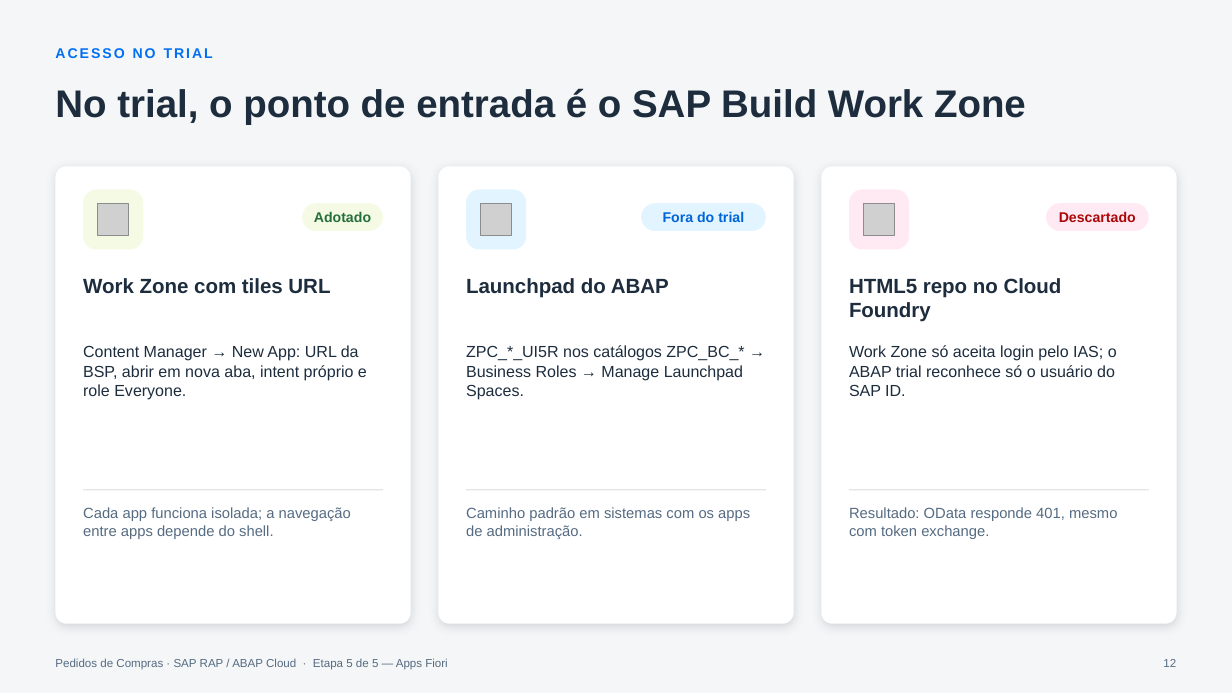
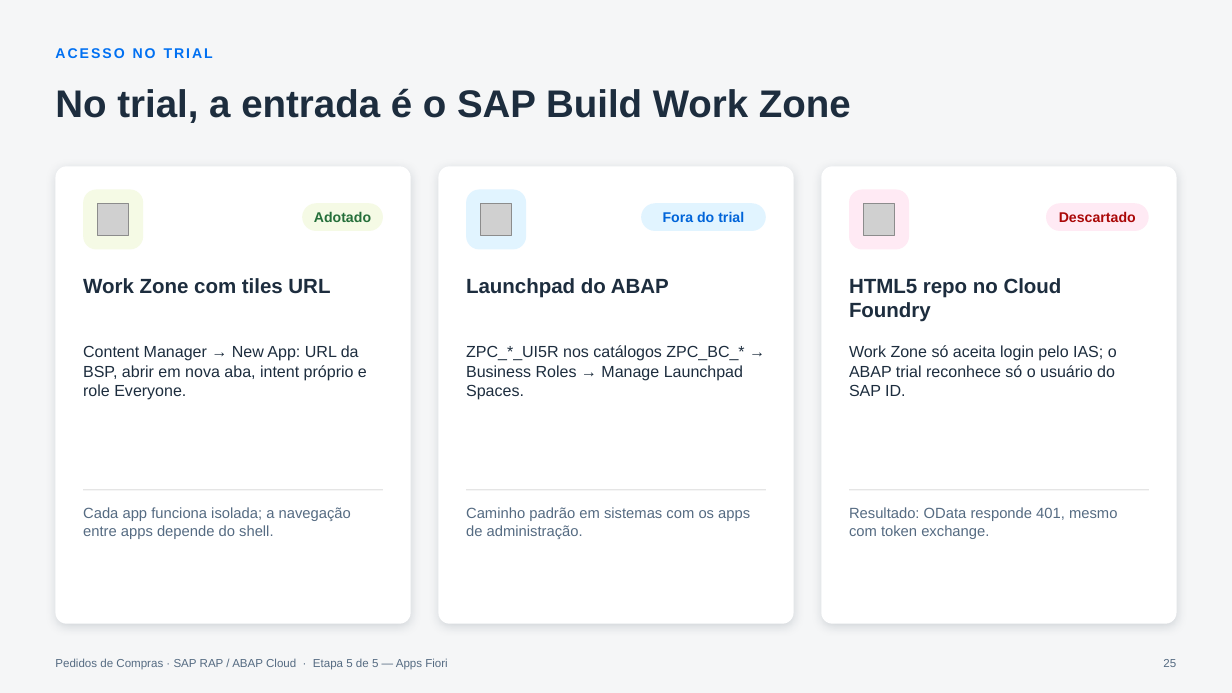
Before and after one commit to AdrianoBispo/sap-abap-rap-pedidos-de-compras-app, a slide deck: slide 25 of docs/apresentacoes/05-apps-fiori.pptx (slide 12 before the commit). Drawn at 1232x693 pixels with LibreOffice and Linux fonts; fonts in the diff are those of the drawing; grey boxes stand for pictures. Boxes give left, top, right and bottom in pixels: in the first picture for what was removed or moved away, otherwise in the second. Text is boxed around its words. In the diff, an @@ line names an element or a change of style, - is before the commit and + after.

```diff
--- a/docs/apresentacoes/05-apps-fiori.pptx
+++ b/docs/apresentacoes/05-apps-fiori.pptx
@@ title at bbox=[55, 88, 851, 123]: text changed @@
-No trial, o ponto de entrada é o SAP Build Work Zone
+No trial, a entrada é o SAP Build Work Zone
@@ page number at bbox=[1163, 659, 1176, 667]: text changed @@
-12
+25
```
Also in this commit, not shown: 6 other slides changed, 16 slides added, 3 slides removed.
